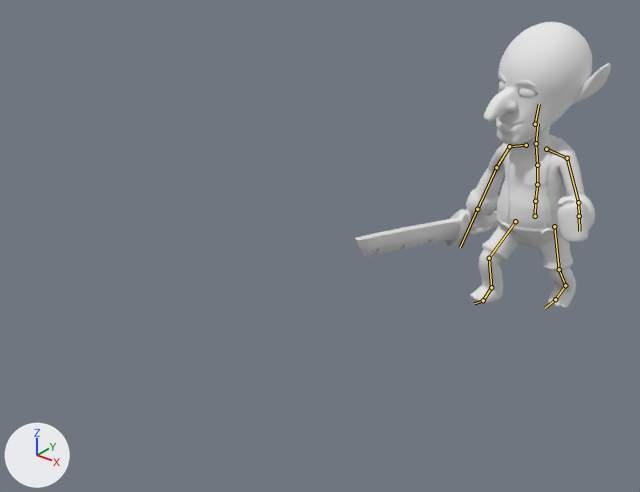
The glTF model Projects/Windows/Sweeper/Sweeper/models/Monster/Goblin.glb: old version first, new version second.
Before and after are seen from a 50 mm camera at (1.38, -2.83, 1.86) aimed at (-0.36, -0.66, 0.51). Every picture has the same lights, and +X, +Y and +Z are marked at lower left. Both versions are drawn at frame 35 of the action 'Take 001.002'; the numbers are the values there. The bones that bend it are drawn over the model as lines.

In view in the first picture: 'MeshBaker (0)-mesh-mesh'.
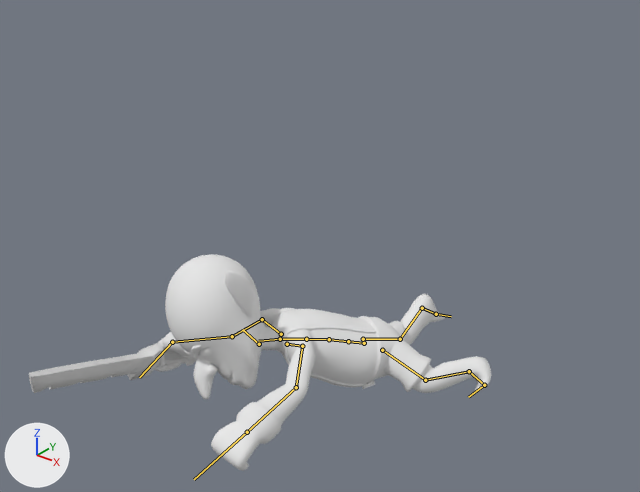
Boxes [x1, y1, x2, y2] around the edits, measured in the pictures (640 x 492 px):
'MeshBaker (0)-mesh-mesh', posed (80% wider, 24% shorter)
    before: [355, 22, 611, 308]
    after: [29, 254, 491, 471]
bone 'mixamorig:Hips', root to tip
    before: (535, 216) to (535, 201)
    after: (364, 343) to (348, 341)
bone 'mixamorig:LeftUpLeg', root to tip
    before: (554, 226) to (559, 269)
    after: (382, 350) to (425, 380)
bone 'mixamorig:LeftLeg', root to tip
    before: (559, 269) to (565, 285)
    after: (425, 380) to (469, 371)
bone 'mixamorig:LeftFoot', root to tip
    before: (565, 285) to (555, 299)
    after: (469, 371) to (484, 385)
bone 'mixamorig:LeftToeBase', root to tip
    before: (555, 299) to (545, 308)
    after: (484, 385) to (468, 397)
bone 'mixamorig:RightUpLeg', root to tip
    before: (515, 221) to (489, 258)
    after: (363, 339) to (400, 339)
bone 'mixamorig:RightLeg', root to tip
    before: (489, 258) to (491, 287)
    after: (400, 339) to (422, 308)
bone 'mixamorig:RightFoot', root to tip
    before: (491, 287) to (483, 300)
    after: (422, 308) to (436, 314)
bone 'mixamorig:RightToeBase', root to tip
    before: (483, 300) to (474, 303)
    after: (436, 314) to (451, 316)
bone 'mixamorig:Spine', root to tip
    before: (535, 201) to (537, 184)
    after: (348, 341) to (329, 339)
bone 'mixamorig:Spine1', root to tip
    before: (537, 184) to (537, 165)
    after: (329, 339) to (306, 339)
bone 'mixamorig:Spine2', root to tip
    before: (537, 165) to (536, 144)
    after: (306, 339) to (281, 339)
bone 'mixamorig:LeftShoulder', root to tip
    before: (546, 149) to (567, 158)
    after: (287, 344) to (302, 346)
bone 'mixamorig:LeftArm', root to tip
    before: (567, 158) to (578, 202)
    after: (302, 346) to (296, 387)
bone 'mixamorig:LeftForeArm', root to tip
    before: (578, 202) to (579, 216)
    after: (296, 387) to (247, 432)
bone 'mixamorig:Neck', root to tip
    before: (536, 143) to (538, 124)
    after: (280, 339) to (258, 341)
bone 'mixamorig:Head', root to tip
    before: (535, 124) to (539, 104)
    after: (259, 344) to (242, 329)
bone 'mixamorig:RightShoulder', root to tip
    before: (526, 145) to (509, 146)
    after: (281, 334) to (262, 319)
bone 'mixamorig:RightArm', root to tip
    before: (509, 146) to (496, 167)
    after: (262, 319) to (232, 336)
bone 'mixamorig:RightForeArm', root to tip
    before: (496, 167) to (477, 209)
    after: (232, 336) to (172, 342)
bone 'mixamorig:RightHand', root to tip
    before: (477, 209) to (460, 247)
    after: (172, 342) to (139, 377)

The edits, one by one:
Bone 'mixamorig:Hips' (bone_mixamorig_hips) moves from (0.0, -0.036, -0.286) to (-0.223, -0.307, 0.575).
Bone 'mixamorig:Hips' (bone_mixamorig_hips) turns from (3, 12, 4) to (65, -26, 16) degrees about its own x, y and z.
Bone 'mixamorig:LeftUpLeg' (bone_mixamorig_leftupleg) turns from (10, 13, 9) to (26, -27, 24) degrees about its own x, y and z.
Bone 'mixamorig:LeftLeg' (bone_mixamorig_leftleg) turns from (-39, -6, -10) to (-43, -5, 0) degrees about its own x, y and z.
Bone 'mixamorig:LeftFoot' (bone_mixamorig_leftfoot) turns from (23, 2, -3) to (-4, 3, 2) degrees about its own x, y and z.
Bone 'mixamorig:LeftToeBase' (bone_mixamorig_lefttoebase) turns from (0, 1, 1) to (61, 9, 0) degrees about its own x, y and z.
Bone 'mixamorig:RightUpLeg' (bone_mixamorig_rightupleg) turns from (42, 19, -13) to (0, 1, -9) degrees about its own x, y and z.
Bone 'mixamorig:RightLeg' (bone_mixamorig_rightleg) turns from (-54, 16, -5) to (-43, -6, -8) degrees about its own x, y and z.
Bone 'mixamorig:RightFoot' (bone_mixamorig_rightfoot) turns from (22, -3, 3) to (10, -1, 0) degrees about its own x, y and z.
Bone 'mixamorig:RightToeBase' (bone_mixamorig_righttoebase) turns from (0, -1, -1) to (-52, 11, -9) degrees about its own x, y and z.
Bone 'mixamorig:Spine' (bone_mixamorig_spine) turns from (3, 1, -5) to (1, -2, 3) degrees about its own x, y and z.
Bone 'mixamorig:Spine1' (bone_mixamorig_spine1) turns from (3, -4, 5) to (3, -3, 1) degrees about its own x, y and z.
Bone 'mixamorig:Spine2' (bone_mixamorig_spine2) turns from (7, -9, 0) to (3, -4, 2) degrees about its own x, y and z.
Bone 'mixamorig:LeftShoulder' (bone_mixamorig_leftshoulder) turns from (-8, -22, 8) to (2, 3, -18) degrees about its own x, y and z.
Bone 'mixamorig:LeftArm' (bone_mixamorig_leftarm) turns from (41, -6, 0) to (-53, -33, 95) degrees about its own x, y and z.
Bone 'mixamorig:LeftForeArm' (bone_mixamorig_leftforearm) turns from (-18, -12, 81) to (-1, -2, 36) degrees about its own x, y and z.
Bone 'mixamorig:Neck' (bone_mixamorig_neck) turns from (-38, -46, 33) to (4, 4, -3) degrees about its own x, y and z.
Bone 'mixamorig:Head' (bone_mixamorig_head) turns from (-6, 37, -8) to (-45, 21, 0) degrees about its own x, y and z.
Bone 'mixamorig:RightShoulder' (bone_mixamorig_rightshoulder) turns from (3, -9, 9) to (-59, 14, 12) degrees about its own x, y and z.
Bone 'mixamorig:RightArm' (bone_mixamorig_rightarm) turns from (30, 34, 17) to (-7, 52, -65) degrees about its own x, y and z.
Bone 'mixamorig:RightForeArm' (bone_mixamorig_rightforearm) turns from (25, -7, -19) to (-35, 15, -32) degrees about its own x, y and z.
Bone 'mixamorig:RightHand' (bone_mixamorig_righthand) turns from (0, 0, 0) to (40, 9, 30) degrees about its own x, y and z.
